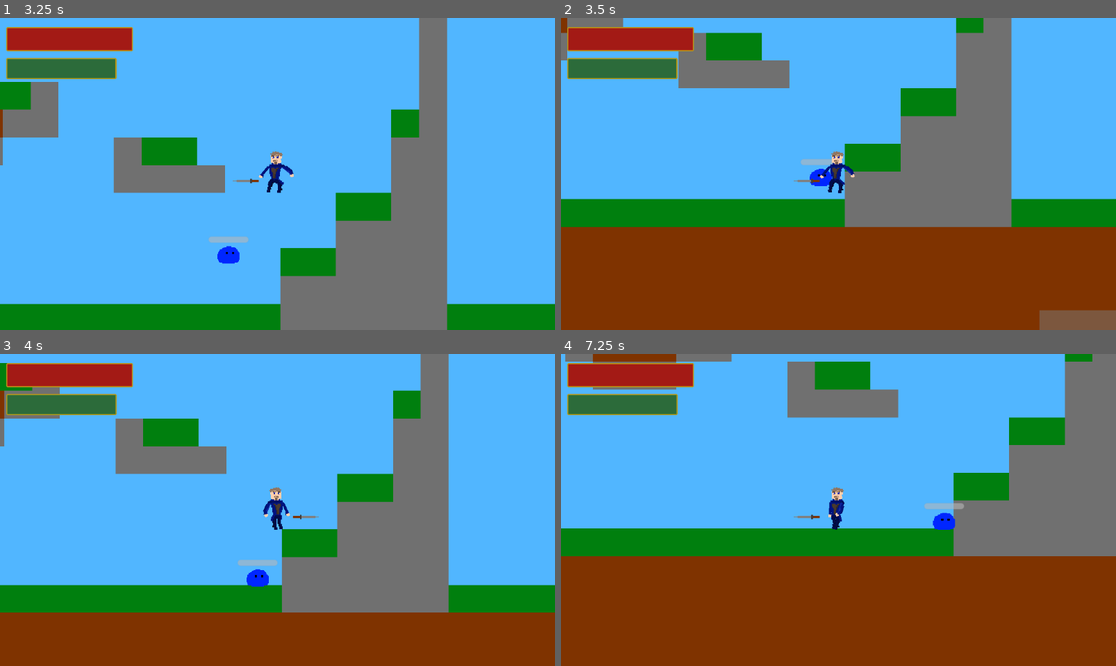
Above: before the commit, frames 1-4 (two rows, left to right).
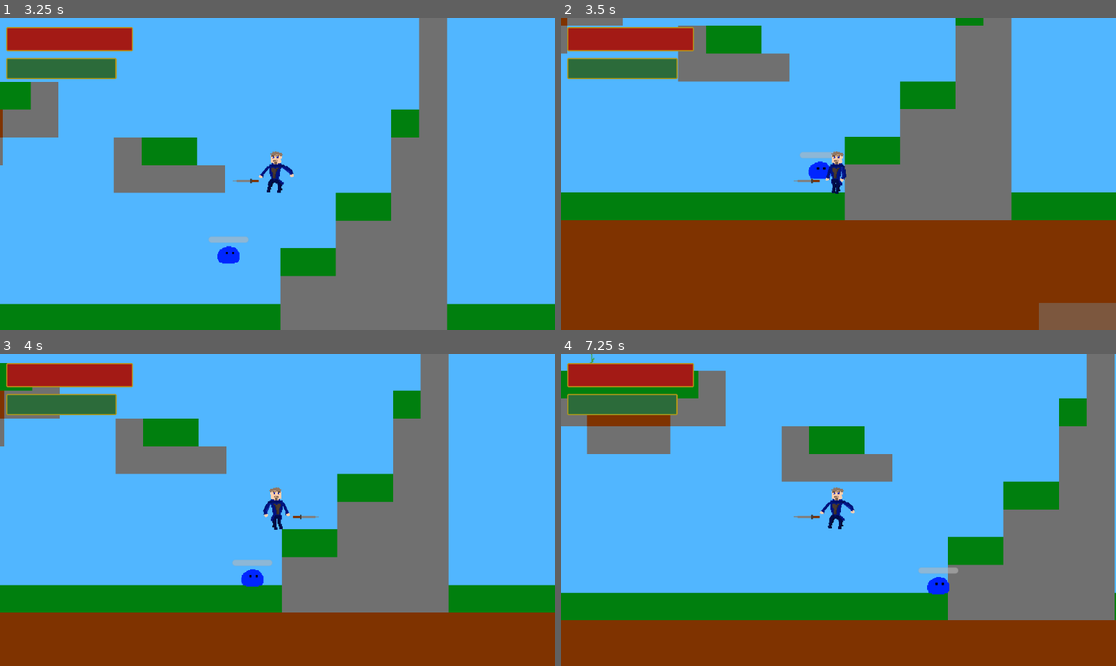
Above: after the commit, the same moments.

Repository: ponito/2DGame
Game: Godot game, scene res://menu.tscn
The game is run twice, just before and just after one commit, with the same random seed, the same clock (stepped at 60 frames per second) and the same inputs.
Inputs (mouse positions are in pixels of both pictures, inside the frame that each line leads up to):
- Up to frame 1 (3.25 s): click "Play" at 0.5 s; tap Enter (ui_accept) at 1.25, 1.52, 2.27 s; move the mouse to (399, 158) at 1.27 s; hold E (E) 1.28-2.03 s; hold D (Right) 1.28-2.78 s; move the mouse to (166, 189) at 2.02 s; click (166, 189) at 2.1 s; move the mouse to (333, 105) at 2.77 s; hold A (Left) from 2.78 s (still down); hold E (E) from 2.78 s (still down)
- Up to frame 2 (3.5 s): keep holding A (Left); keep holding E (E)
- Up to frame 3 (4 s): move the mouse to (249, 572) at 3.52 s; release A (Left) at 3.53 s; release E (E) at 3.53 s; hold D (Right) from 3.53 s (still down); click (249, 572) at 3.6 s; tap Enter (ui_accept) at 3.77 s
- Up to frame 4 (7.25 s): move the mouse to (1005, 556) at 4.27 s; hold E (E) 4.28-5.03 s; tap Enter (ui_accept) at 4.52, 5.27, 6.77 s; move the mouse to (672, 463) at 5.02 s; release D (Right) at 5.03 s; hold A (Left) 5.03-5.78 s; click (672, 463) at 5.1 s; move the mouse to (866, 510) at 5.77 s; hold D (Right) 5.78-6.53 s; hold E (E) 5.78-6.53 s; move the mouse to (755, 432) at 6.52 s; hold A (Left) from 6.53 s (still down); click (755, 432) at 6.6 s

Frame 1 is identical in both runs. In frame 2, 7.0% of the frame differs, in the area x 0-100%, y 0-100%; in frame 3, 0.2%; in frame 4, 45%, in the area x 0-100%, y 0-86%.

Commit message:
c

Diff:
--- a/Enemies/slimeblue.tscn
+++ b/Enemies/slimeblue.tscn
@@ -29,8 +29,8 @@
 height = 26.0
 
 [node name="slimeblue" type="CharacterBody2D"]
-collision_layer = 5
-collision_mask = 5
+collision_layer = 6
+collision_mask = 3
 script = ExtResource("1_gqoko")
 
 [node name="CollisionShape2D" type="CollisionShape2D" parent="."]
